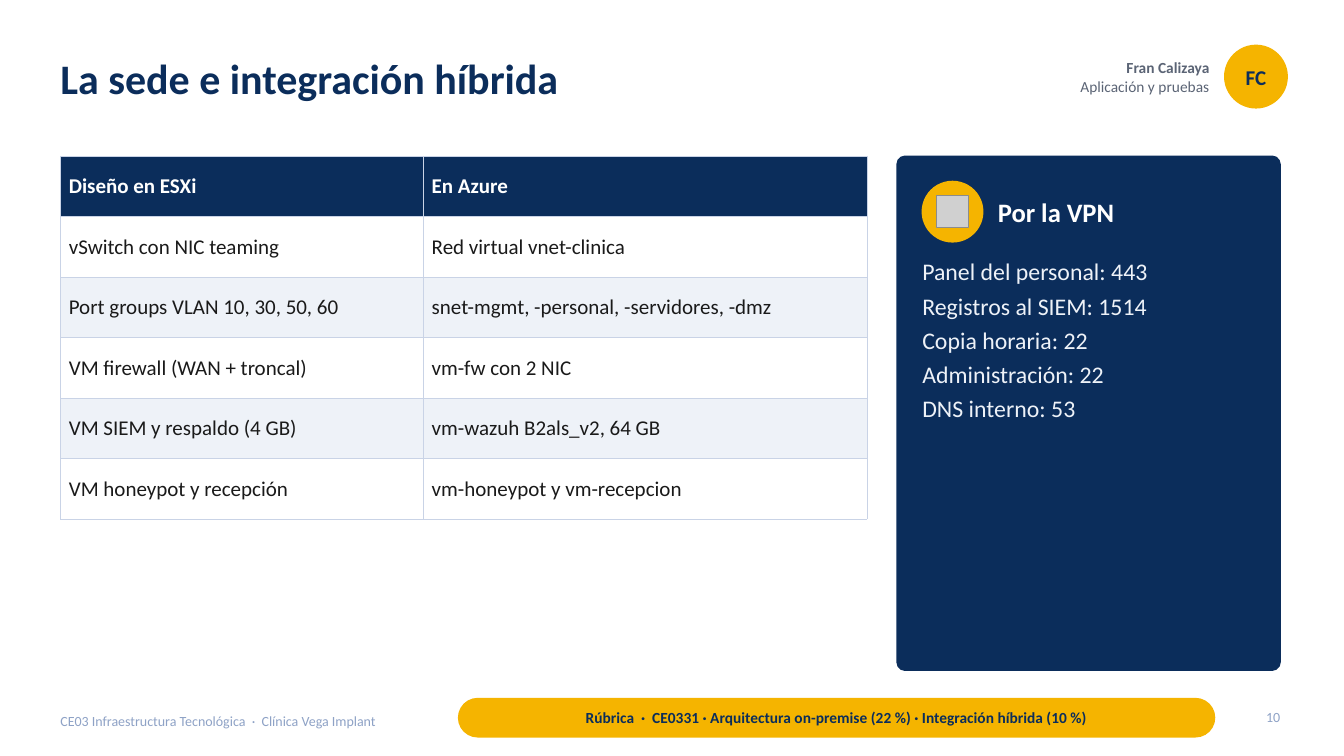
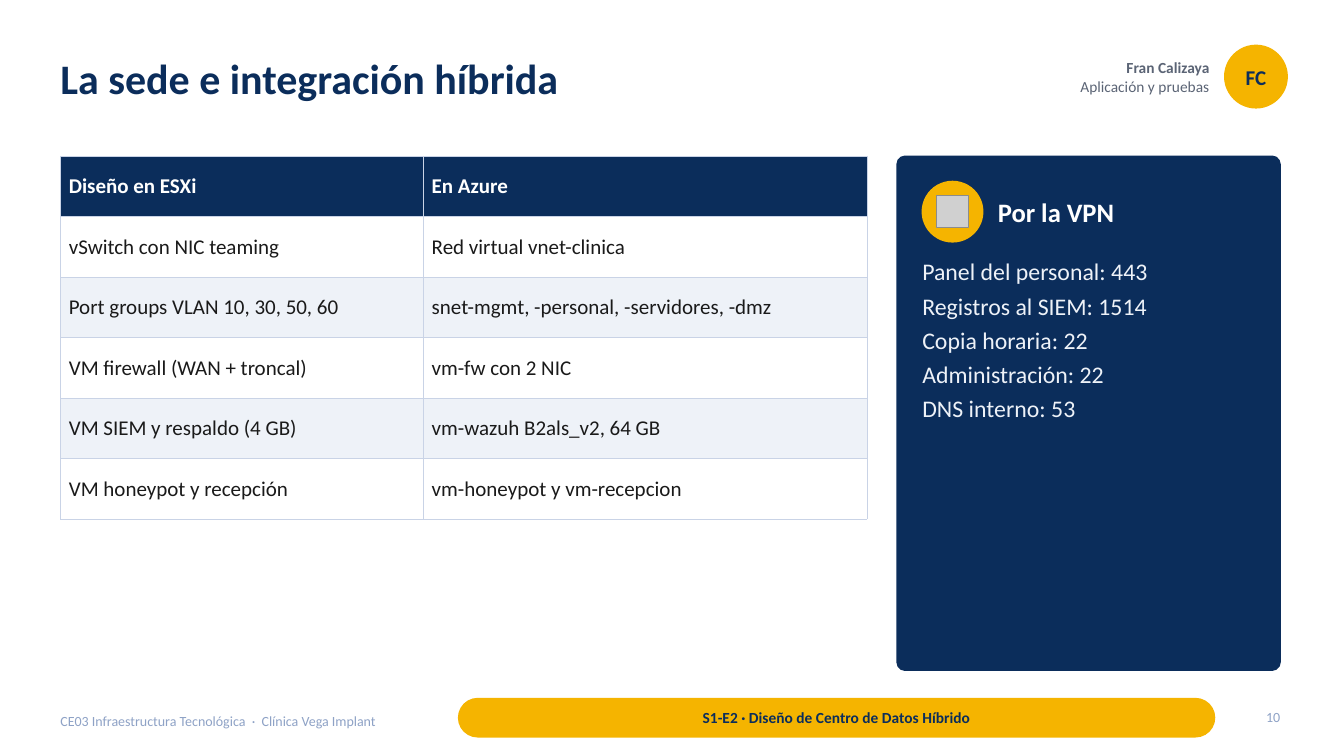
Before and after one commit to francalizaya266-sudo/venga-implantes, a slide deck: slide 10 of docs/entregables/CE03-infraestructura/presentaciones/CE03-Infraestructura-Tecnologica.pptx. Drawn at 1344x756 pixels with LibreOffice and Linux fonts; fonts in the diff are those of the drawing; grey boxes stand for pictures. Boxes give left, top, right and bottom in pixels: in the first picture for what was removed or moved away, otherwise in the second. Text is boxed around its words. In the diff, an @@ line names an element or a change of style, - is before the commit and + after.

```diff
--- a/docs/entregables/CE03-infraestructura/presentaciones/CE03-Infraestructura-Tecnologica.pptx
+++ b/docs/entregables/CE03-infraestructura/presentaciones/CE03-Infraestructura-Tecnologica.pptx
@@ text at bbox=[703, 712, 970, 723]: text changed @@
-Rúbrica · CE0331 · Arquitectura on-premise (22 %) · Integración híbrida (10 %)
+S1-E2 · Diseño de Centro de Datos Híbrido
```
Also in this commit, not shown: 22 other slides changed, 3 other files.
